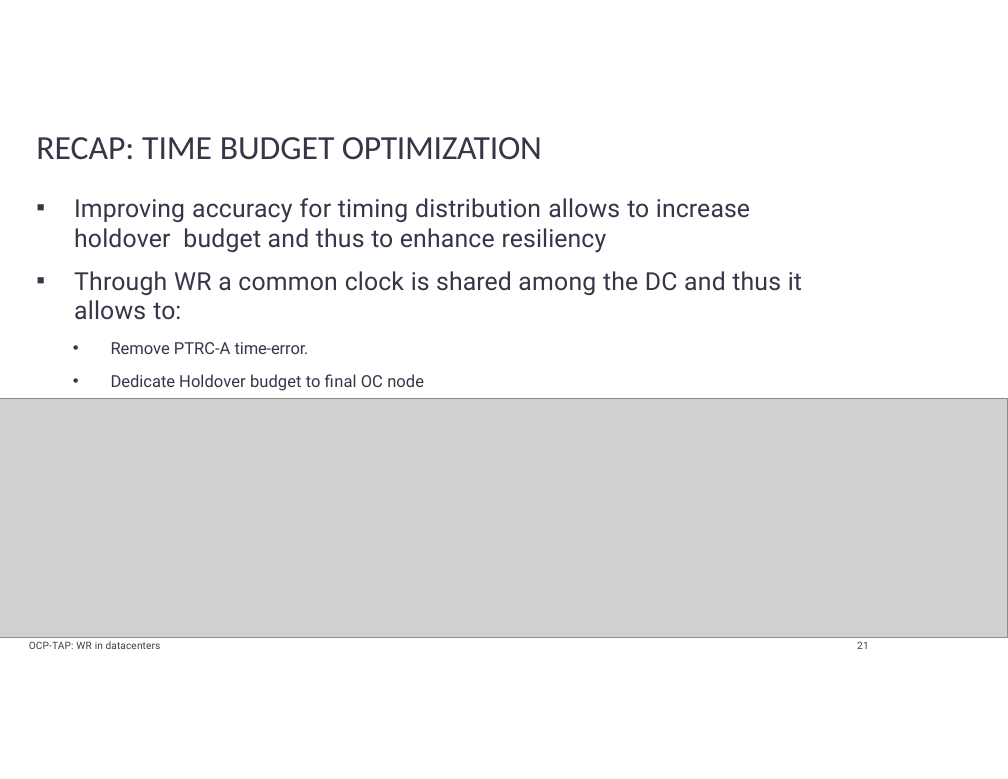
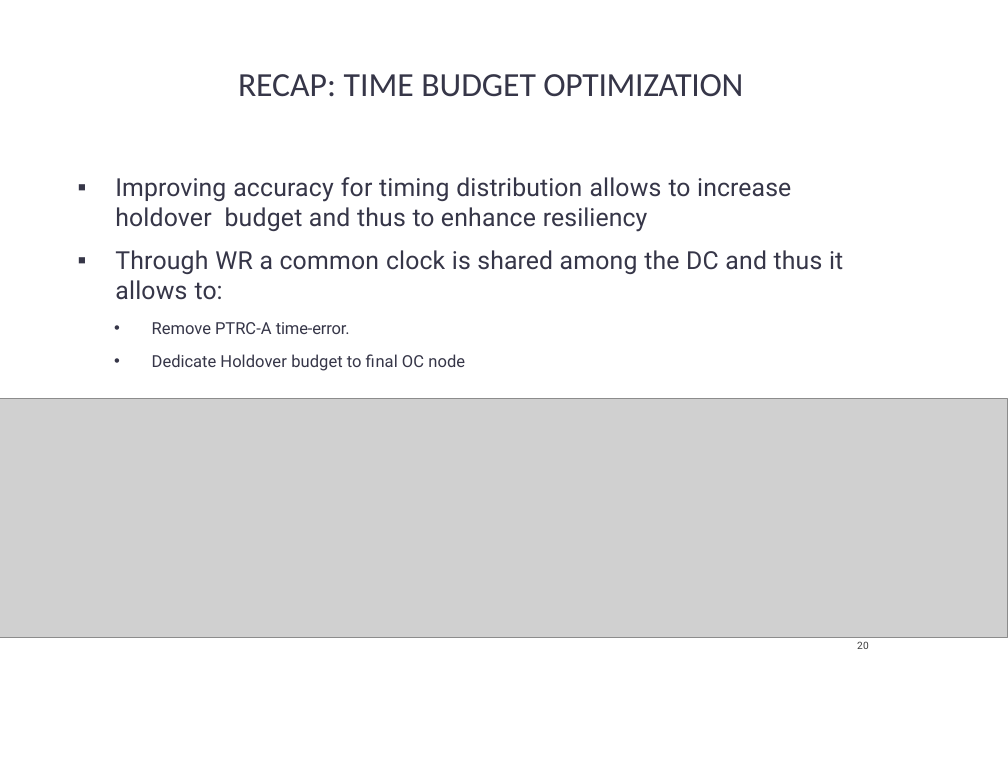
Before and after one commit to SiwaNetwork/QUANTUM, a slide deck: slide 20 of Time-Card/ДОКУМЕНТЫ/МАТЕРИАЛ СТАТЬИ/Применение в датацентрах и приложениях.pptx (slide 21 before the commit). Drawn at 1008x779 pixels with LibreOffice and Linux fonts; fonts in the diff are those of the drawing; grey boxes stand for pictures. Boxes give left, top, right and bottom in pixels: in the first picture for what was removed or moved away, otherwise in the second. Text is boxed around its words. In the diff, an @@ line names an element or a change of style, - is before the commit and + after.

```diff
--- a/Time-Card/ДОКУМЕНТЫ/МАТЕРИАЛ СТАТЬИ/Применение в датацентрах и приложениях.pptx
+++ b/Time-Card/ДОКУМЕНТЫ/МАТЕРИАЛ СТАТЬИ/Применение в датацентрах и приложениях.pptx
@@ title "RECAP: TIME BUDGET OPTIMIZATION": place and size @@
-title "RECAP: TIME BUDGET OPTIMIZATION" at [36, 137, 542, 160]
+title "RECAP: TIME BUDGET OPTIMIZATION" at [238, 74, 743, 97]
@@ text "Improving accuracy for timing distribution ...": place and size @@
-text "Improving accuracy for timing distribution ..." at [74, 198, 802, 391]
+text "Improving accuracy for timing distribution ..." at [115, 177, 843, 371]
@@ text removed at [29, 641, 161, 649] @@
-OCP-TAP: WR in datacenters
@@ page number at [857, 641, 869, 649]: text changed @@
-21
+20
```
Also in this commit, not shown: 22 other slides changed, 1 slide removed, 4 other files.
